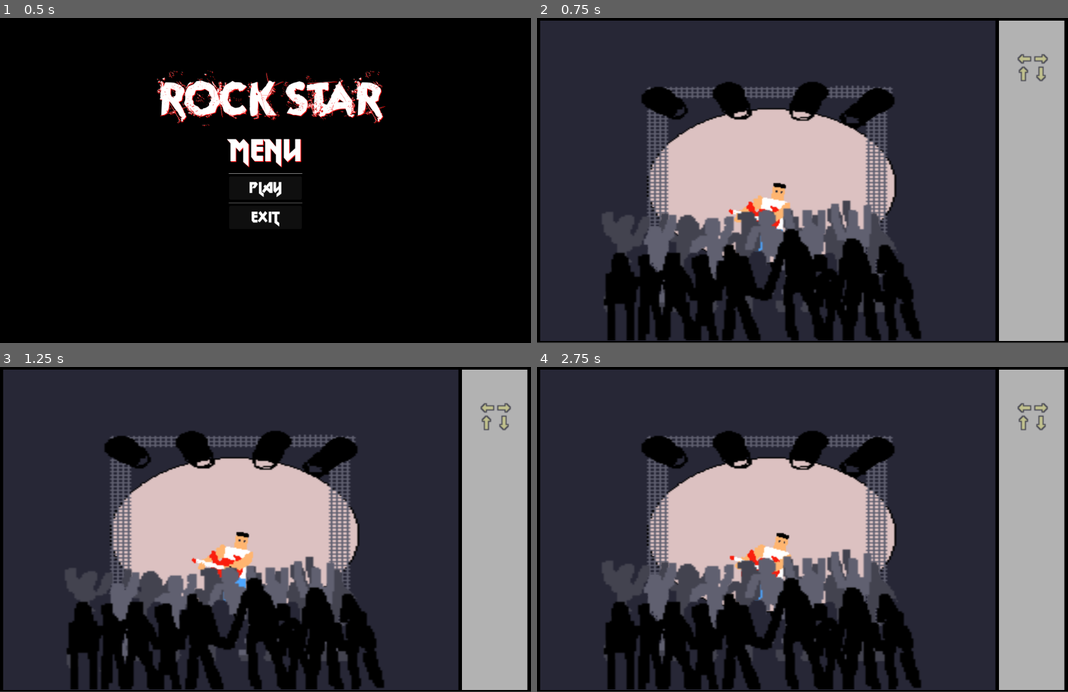
Above: before the commit, frames 1-4 (two rows, left to right).
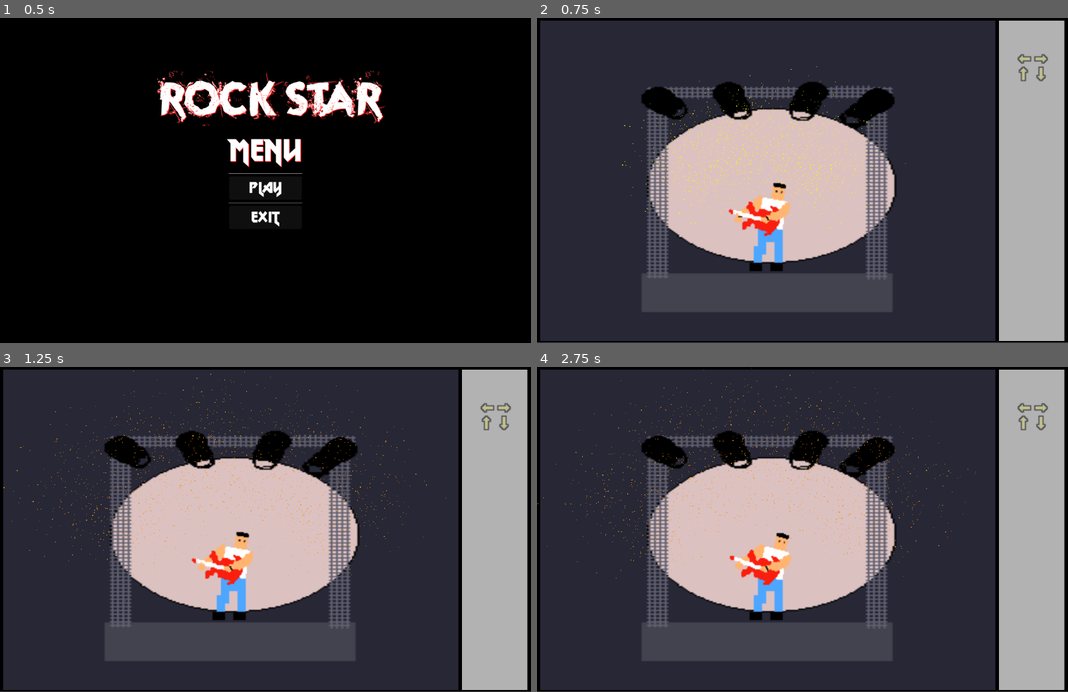
Above: after the commit, the same moments.

Repository: Bouzelouuf/rockstart_spag
Game: Godot game, scene res://scene/menu.tscn
Two runs of this game, one before a commit and one after it. Both use one fixed random seed, a clock stepped at 60 frames per second and the inputs below.
Inputs:
- Up to frame 1 (0.5 s): no input
- Up to frame 2 (0.75 s): click "PLAY" at 0.5 s
- Up to frame 3 (1.25 s): no input
- Up to frame 4 (2.75 s): no input

Frame 1 is identical in both runs. In frame 2, 18% of the frame differs, in the area x 12-73%, y 14-100%; in frame 3, 17%; in frame 4, 18%, in the area x 0-83%, y 0-100%.

Commit message:
added particle on good main scene

Diff:
--- a/icon.svg
+++ /dev/null
@@ -1 +0,0 @@
-<svg xmlns="http://www.w3.org/2000/svg" width="128" height="128"><rect width="124" height="124" x="2" y="2" fill="#363d52" stroke="#212532" stroke-width="4" rx="14"/><g fill="#fff" transform="translate(12.322 12.322)scale(.101)"><path d="M105 673v33q407 354 814 0v-33z"/><path fill="#478cbf" d="m105 673 152 14q12 1 15 14l4 67 132 10 8-61q2-11 15-15h162q13 4 15 15l8 61 132-10 4-67q3-13 15-14l152-14V427q30-39 56-81-35-59-83-108-43 20-82 47-40-37-88-64 7-51 8-102-59-28-123-42-26 43-46 89-49-7-98 0-20-46-46-89-64 14-123 42 1 51 8 102-48 27-88 64-39-27-82-47-48 49-83 108 26 42 56 81zm0 33v39c0 276 813 276 814 0v-39l-134 12-5 69q-2 10-14 13l-162 11q-12 0-16-11l-10-65H446l-10 65q-4 11-16 11l-162-11q-12-3-14-13l-5-69z"/><path d="M483 600c0 34 58 34 58 0v-86c0-34-58-34-58 0z"/><circle cx="725" cy="526" r="90"/><circle cx="299" cy="526" r="90"/></g><g fill="#414042" transform="translate(12.322 12.322)scale(.101)"><circle cx="307" cy="532" r="60"/><circle cx="717" cy="532" r="60"/></g></svg>
--- a/main_scene.tscn
+++ /dev/null
@@ -1,95 +0,0 @@
-[gd_scene load_steps=12 format=3 uid="uid://bpetbsg68bkw3"]
-
-[ext_resource type="Texture2D" uid="uid://bthgkorusteqg" path="res://asset/scene.png" id="1_8mm7a"]
-[ext_resource type="Texture2D" uid="uid://cbu1ko56wo52g" path="res://asset/foule_1.png" id="2_hq1ik"]
-[ext_resource type="Texture2D" uid="uid://dlfsbf2ehh68x" path="res://asset/freddy.png" id="2_nfk4m"]
-[ext_resource type="Script" path="res://people.gd" id="3_66tet"]
-[ext_resource type="Texture2D" uid="uid://c66fo1rxb073f" path="res://asset/foule_2.png" id="3_nfk4m"]
-[ext_resource type="Texture2D" uid="uid://bdarrhd6j4yaa" path="res://asset/foule_3.png" id="4_66tet"]
-[ext_resource type="Texture2D" uid="uid://cmn6vre0lvvry" path="res://asset/foule_4.png" id="5_7ycvg"]
-
-[sub_resource type="CanvasItemMaterial" id="CanvasItemMaterial_nfk4m"]
-
-[sub_resource type="Gradient" id="Gradient_66tet"]
-offsets = PackedFloat32Array(0, 0.427273, 0.804545, 1)
-colors = PackedColorArray(1, 1, 1, 1, 0.984314, 0.992157, 0, 1, 0.976471, 0.52549, 0.00784314, 1, 0.972549, 0.356863, 0.0117647, 1)
-
-[sub_resource type="GradientTexture1D" id="GradientTexture1D_7ycvg"]
-gradient = SubResource("Gradient_66tet")
-
-[sub_resource type="ParticleProcessMaterial" id="ParticleProcessMaterial_wr18j"]
-particle_flag_disable_z = true
-emission_shape = 1
-emission_sphere_radius = 51.59
-direction = Vector3(0, -1, 0)
-spread = 60.0
-initial_velocity_min = 100.0
-initial_velocity_max = 200.0
-angular_velocity_min = 100.0
-angular_velocity_max = 500.0
-gravity = Vector3(0, 150, 0)
-damping_min = 10.0
-damping_max = 20.0
-scale_min = 0.5
-scale_max = 1.5
-color = Color(1, 1, 0.0117647, 1)
-color_ramp = SubResource("GradientTexture1D_7ycvg")
-
-[node name="Node2D" type="Node2D"]
-material = SubResource("CanvasItemMaterial_nfk4m")
-
-[node name="Scene" type="Sprite2D" parent="."]
-position = Vector2(256.08, 163.325)
-scale = Vector2(2.00063, 1.26035)
-texture = ExtResource("1_8mm7a")
-
-[node name="Freddy" type="Polygon2D" parent="."]
-position = Vector2(199, 100)
-texture = ExtResource("2_nfk4m")
-polygon = PackedVector2Array(50, 28, 50, 29.7, 48, 30.8, 48, 44, 39.2, 44, 20, 63.2, 20, 64.5, 14.9, 66, 12, 66, 12, 72.9, 18, 77.9, 18, 80.5, 28.4, 78.2, 30, 85.4, 30, 88, 36.9, 88, 40, 84.2, 40, 92.9, 38.3, 94, 36, 94, 36, 108.9, 34.3, 110, 31.5, 110, 34, 121.4, 34, 124.3, 49.3, 122, 52, 122, 52, 112, 54.4, 124, 68.8, 124, 72, 120.8, 72.2175, 64.6276, 76, 61.2, 76, 47.2, 72.8, 44, 67.8, 44, 66, 31, 66, 28, 56.6582, 66.2212, 67.9926, 59.1616, 70.8754, 49.8214, 22.8493, 72.5324, 35.1277, 60.254, 45.2371, 48.9814, 59.9453, 50.2071)
-uv = PackedVector2Array(50, 28, 50, 29.7, 48, 30.8, 48, 44, 39.2, 44, 20, 63.2, 20, 64.5, 14.9, 66, 12, 66, 12, 72.9, 18, 77.9, 18, 80.5, 28.4, 78.2, 30, 85.4, 30, 88, 36.9, 88, 40, 84.2, 40, 92.9, 38.3, 94, 36, 94, 36, 108.9, 34.3, 110, 31.5, 110, 34, 121.4, 34, 124.3, 49.3, 122, 52, 122, 52, 112, 54.4, 124, 68.8, 124, 72, 120.8, 72.2175, 64.6276, 76, 61.2, 76, 47.2, 72.8, 44, 67.8, 44, 66, 31, 66, 28, 56.6582, 66.2212, 67.9926, 59.1616, 70.8754, 49.8214, 22.8493, 72.5324, 35.1277, 60.254, 45.2371, 48.9814, 59.9453, 50.2071)
-polygons = [PackedInt32Array(0, 1, 2, 3, 4, 5, 6, 7, 8, 9, 10, 11, 12, 13, 14, 15, 16, 17, 18, 19, 20, 21, 22, 23, 24, 25, 26, 27, 28, 29, 30, 31, 32, 33, 34, 35, 36, 37)]
-bones = ["torse", PackedFloat32Array(1, 1, 1, 1, 1, 1, 1, 1, 1, 1, 1, 1, 1, 1, 1, 1, 1, 1, 1, 1, 1, 1, 1, 1, 1, 1, 1, 1, 1, 1, 1, 1, 1, 1, 1, 1, 1, 1, 1, 1, 1, 1, 1, 1, 0.5), "torse/brasdroit", PackedFloat32Array(0, 0, 0, 0, 0, 0, 0, 0, 0, 0, 0, 0, 0, 0, 0, 0, 0, 0, 0, 0, 0, 0, 0, 0, 0, 0, 0, 0, 0, 0, 0, 0, 0, 0, 0, 0, 0, 0, 0, 0, 0, 0, 0, 0, 0), "torse/brasdroit/Bone2D", PackedFloat32Array(0, 0, 0, 0, 0, 0, 0, 0, 0, 0, 0, 0, 0, 0, 0, 0, 0, 0, 0, 0, 0, 0, 0, 0, 0, 0, 0, 0, 0, 0, 0, 0, 0, 0, 0, 0, 0, 0, 0, 0, 0, 0, 0, 0, 0), "torse/brasgauche", PackedFloat32Array(0, 0, 0, 0, 0, 0, 0, 0, 0, 0, 0, 0, 0, 0, 0, 0, 0, 0, 0, 0, 0, 0, 0, 0, 0, 0, 0, 0, 0, 0, 0, 0, 0, 0, 0, 0, 0, 0, 0, 0, 0, 0, 0, 0, 0), "torse/brasgauche/Bone2D", PackedFloat32Array(0, 0, 0, 0, 0, 0, 0, 0, 0, 0, 0, 0, 0, 0, 0, 0, 0, 0, 0, 0, 0, 0, 0, 0, 0, 0, 0, 0, 0, 0, 0, 0, 0, 0, 0, 0, 0, 0, 0, 0, 0, 0, 0, 0, 0)]
-internal_vertex_count = 7
-
-[node name="GPUParticles2D" type="GPUParticles2D" parent="Freddy"]
-position = Vector2(33, 70)
-amount = 1000
-lifetime = 1.5
-preprocess = 0.5
-explosiveness = 0.9
-randomness = 0.3
-process_material = SubResource("ParticleProcessMaterial_wr18j")
-
-[node name="GPUParticles2D2" type="GPUParticles2D" parent="Freddy"]
-position = Vector2(33, 70)
-amount = 1000
-lifetime = 1.5
-preprocess = 0.5
-explosiveness = 0.9
-randomness = 0.3
-process_material = SubResource("ParticleProcessMaterial_wr18j")
-
-[node name="People" type="Node2D" parent="."]
-position = Vector2(-11, -125)
-script = ExtResource("3_66tet")
-
-[node name="Foule1" type="Sprite2D" parent="People"]
-position = Vector2(272, 218.4)
-scale = Vector2(2, 1.8)
-texture = ExtResource("2_hq1ik")
-
-[node name="Foule2" type="Sprite2D" parent="People"]
-position = Vector2(272, 218.4)
-scale = Vector2(2, 1.8)
-texture = ExtResource("3_nfk4m")
-
-[node name="Foule3" type="Sprite2D" parent="People"]
-position = Vector2(272, 218.4)
-scale = Vector2(2, 1.8)
-texture = ExtResource("4_66tet")
-
-[node name="Foule4" type="Sprite2D" parent="People"]
-position = Vector2(272, 218.4)
-scale = Vector2(2, 1.8)
-texture = ExtResource("5_7ycvg")
--- a/project.godot
+++ b/project.godot
@@ -13,7 +13,6 @@
 config/name="rockstar"
 run/main_scene="uid://sq0nc4rljeyb"
 config/features=PackedStringArray("4.4", "Mobile")
-config/icon="res://icon.svg"
 
 [display]
 
--- a/scene/main_scene.tscn
+++ b/scene/main_scene.tscn
@@ -80,6 +80,31 @@
 "speed": 5.0
 }]
 
+[sub_resource type="Gradient" id="Gradient_pi0uh"]
+offsets = PackedFloat32Array(0, 0.427273, 0.804545, 1)
+colors = PackedColorArray(1, 1, 1, 1, 0.984314, 0.992157, 0, 1, 0.976471, 0.52549, 0.00784314, 1, 0.972549, 0.356863, 0.0117647, 1)
+
+[sub_resource type="GradientTexture1D" id="GradientTexture1D_7ycvg"]
+gradient = SubResource("Gradient_pi0uh")
+
+[sub_resource type="ParticleProcessMaterial" id="ParticleProcessMaterial_hrphr"]
+particle_flag_disable_z = true
+emission_shape = 1
+emission_sphere_radius = 51.59
+direction = Vector3(0, -1, 0)
+spread = 60.0
+initial_velocity_min = 100.0
+initial_velocity_max = 200.0
+angular_velocity_min = 100.0
+angular_velocity_max = 500.0
+gravity = Vector3(0, 150, 0)
+damping_min = 10.0
+damping_max = 20.0
+scale_min = 0.5
+scale_max = 1.5
+color = Color(1, 1, 0.0117647, 1)
+color_ramp = SubResource("GradientTexture1D_7ycvg")
+
 [node name="Node2D" type="Node2D"]
 
 [node name="ColorRect2" type="ColorRect" parent="."]
@@ -100,7 +125,26 @@
 frame = 2
 frame_progress = 0.337271
 
+[node name="GPUParticles2D" type="GPUParticles2D" parent="AnimatedSprite2D"]
+position = Vector2(-17, 7)
+amount = 1000
+lifetime = 1.5
+preprocess = 0.5
+explosiveness = 0.9
+randomness = 0.3
+process_material = SubResource("ParticleProcessMaterial_hrphr")
+
+[node name="GPUParticles2D2" type="GPUParticles2D" parent="AnimatedSprite2D"]
+position = Vector2(-19.5, 4.5)
+amount = 1000
+lifetime = 1.5
+preprocess = 0.5
+explosiveness = 0.9
+randomness = 0.3
+process_material = SubResource("ParticleProcessMaterial_hrphr")
+
 [node name="People" type="Node2D" parent="."]
+visible = false
 position = Vector2(-63, -144)
 scale = Vector2(1.84305, 1.70897)
 script = ExtResource("3_hrphr")
Not shown, removed: icon.svg.import
Not shown: 1 places in scene/main_scene.tscn that only renumber resources
